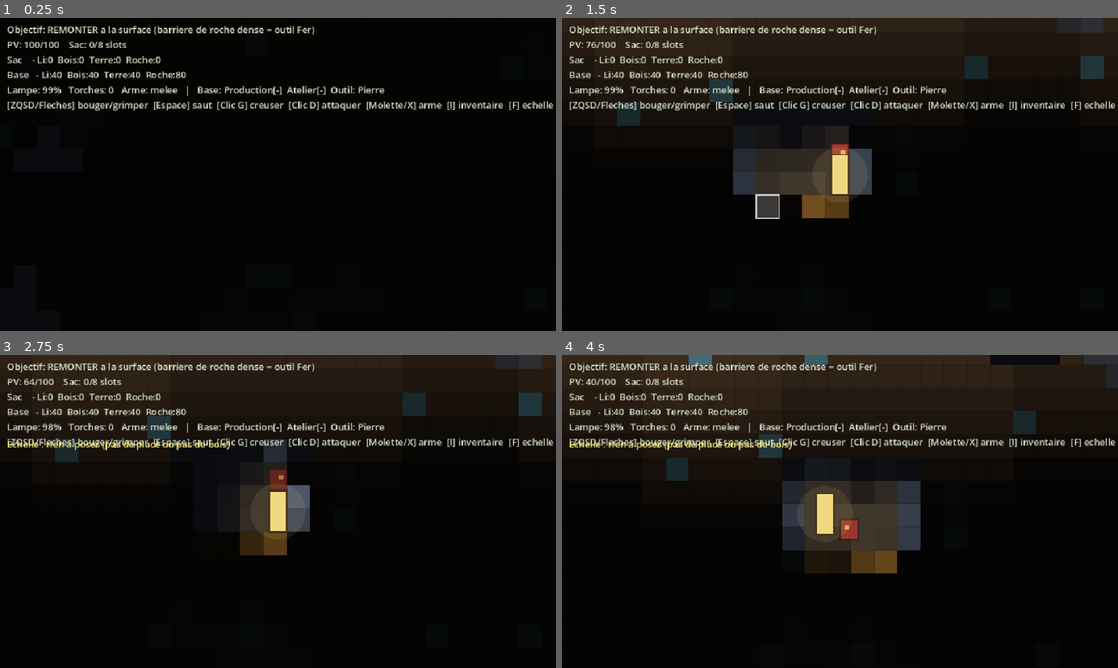
Above: before the commit, frames 1-4 (two rows, left to right).
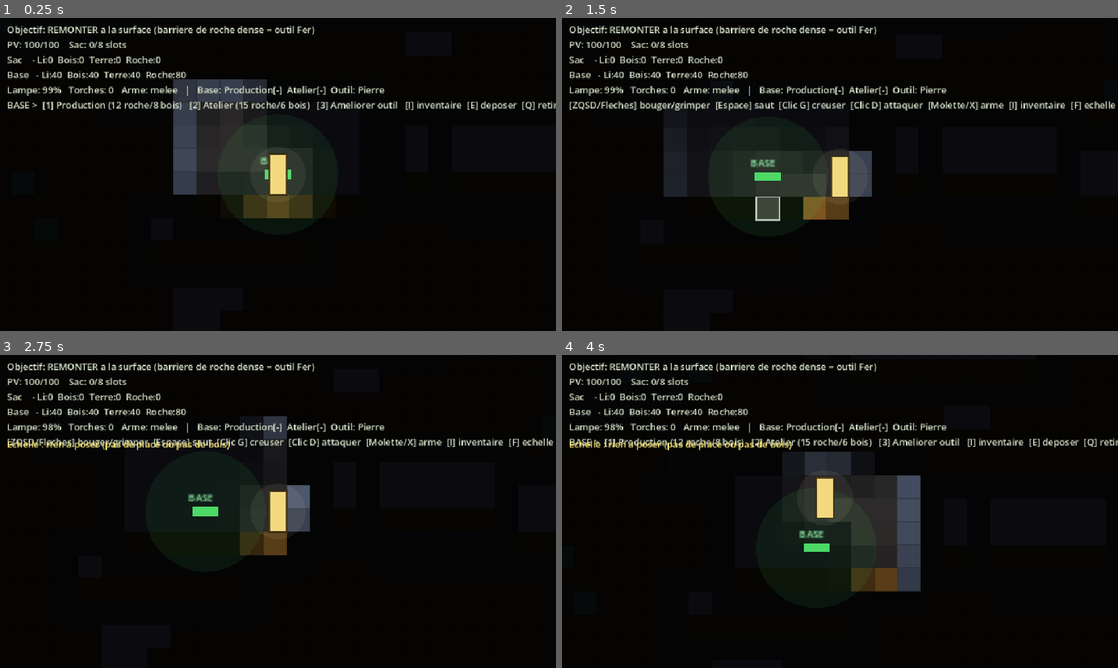
Above: after the commit, the same moments.

Repository: MrAuGIR/lesEnfouis
Game: Godot game, scene res://main.tscn
Same seed, same stepped clock (60 frames per second), same inputs: the game is played once before the commit and once after it.
Inputs (mouse positions are in pixels of both pictures, inside the frame that each line leads up to):
- Up to frame 1 (0.25 s): no input
- Up to frame 2 (1.5 s): tap Enter at 0.5 s; move the mouse to (962, 158) at 0.52 s; hold D 0.53-1.25 s; tap R at 0.6 s; click (962, 158) at 0.67 s; tap Space at 0.77 s; drag from (728, 190) to (812, 237) at 1.27 s
- Up to frame 3 (2.75 s): move the mouse to (333, 442) at 2.02 s; hold D from 2.03 s (still down); tap F at 2.1 s
- Up to frame 4 (4 s): release D at 2.75 s; drag from (812, 574) to (673, 464) at 2.77 s; move the mouse to (1006, 558) at 3.52 s; hold A from 3.53 s (still down); tap Q at 3.6 s; tap Space at 3.77 s

The runs differ from the first frame. In frame 1, 11% of the frame differs, in the area x 1-100%, y 19-64%; in frame 2, 21%; in frame 3, 19%; in frame 4, 28%, in the area x 0-100%, y 0-76%.

Commit message:
[proto] J6 : fix spawn (ejection vers le haut), faisceau + long/large, lumiere
- Spawn pose sur le plancher de la base (salle plus haute, tete degagee) :
  corrige l'ejection de collision qui tunnelisait le heros vers la surface
- Faisceau de lampe plus long (9.5->14) et un peu plus large (cone elargi)
- Lueur d'air blanche/discrete (glow^2) : la lumiere revele le decor au lieu
  de le recouvrir ; halo de corps adouci
- Camera : cadrage immediat sur le heros au demarrage

Co-Authored-By: Claude Opus 4.8 <noreply@anthropic.com>

Diff:
--- a/prototype/scripts/Game.gd
+++ b/prototype/scripts/Game.gd
@@ -32,10 +32,10 @@
 const LAMP_AMBIENT_CORE := 1.2   # tuiles : plein autour du corps
 const LAMP_AMBIENT_RADIUS := 3.2 # tuiles : portée du halo de corps
 const LAMP_AMBIENT_MAX := 0.75   # le halo de corps est un peu moins fort que le faisceau
-const LAMP_BEAM_CORE := 2.5      # tuiles : plein au départ du faisceau
-const LAMP_BEAM_RANGE := 9.5     # tuiles : portée du faisceau
-const LAMP_COS_INNER := 0.94     # cos(~20°) : cœur du faisceau
-const LAMP_COS_OUTER := 0.55     # cos(~57°) : bord du faisceau
+const LAMP_BEAM_CORE := 3.0      # tuiles : plein au départ du faisceau
+const LAMP_BEAM_RANGE := 14.0    # tuiles : portée du faisceau (cône plus long)
+const LAMP_COS_INNER := 0.90     # cos(~26°) : cœur du faisceau (un peu plus large)
+const LAMP_COS_OUTER := 0.45     # cos(~63°) : bord du faisceau (cône plus large)
 const SKY_FADE := 14.0      # profondeur sur laquelle la lumière du jour décline
 const SKY_STRENGTH := 1.0   # intensité de la lumière du jour en surface
 const AMBIENT_MIN := 0.05   # luminosité minimale (le noir n'est jamais total)
@@ -256,7 +256,7 @@
 	# Base profonde : salle sûre garantie au point de départ + un bunker de bois accolé
 	# (amorce le craft : on doit pouvoir poser l'atelier AVANT de franchir la barrière).
 	var cx := int(GRID_W * 0.5)
-	_carve_structure(cx - 4, BASE_DEPTH - 3, 9, 6)
+	_carve_structure(cx - 4, BASE_DEPTH - 4, 9, 7)   # salle haute (garde au plafond pour le spawn)
 	_carve_structure(cx + 7, BASE_DEPTH - 3, 7, 5)
 
 func _carve_structure(x0: int, y0: int, w: int, h: int) -> void:
@@ -270,9 +270,10 @@
 		grid[floor_y * GRID_W + x] = WOOD
 
 func _spawn_player() -> void:
-	# On démarre EN PROFONDEUR, dans la salle de la base (la gravité pose le héros au sol).
+	# On démarre EN PROFONDEUR, posé sur le plancher de la base (pieds sur le bois en BASE_DEPTH+1,
+	# tête dégagée du plafond pour éviter toute éjection au spawn).
 	var cx := int(GRID_W * 0.5)
-	pos = Vector2(cx * TILE + TILE * 0.5, (BASE_DEPTH - 2) * TILE)
+	pos = Vector2(cx * TILE + TILE * 0.5, (BASE_DEPTH + 1) * TILE - half.y)
 
 func _make_camera() -> void:
 	camera = Camera2D.new()
@@ -281,6 +282,8 @@
 	camera.position_smoothing_speed = 8.0
 	add_child(camera)
 	camera.make_current()
+	camera.global_position = pos        # cadrage immédiat sur le héros (pas de panoramique au démarrage)
+	camera.reset_smoothing()
 
 func _make_hud() -> void:
 	var layer := CanvasLayer.new()
@@ -1266,7 +1269,6 @@
 	var c_lith := Color(0.45, 0.74, 0.80)
 	var c_wall := Color(0.30, 0.34, 0.42)
 	var c_hard := Color(0.18, 0.20, 0.26)
-	var c_lamp := Color(1.0, 0.85, 0.55)
 	var ptx := int(pos.x / TILE)
 	var pty := int(pos.y / TILE)
 	var rx := 34
@@ -1281,14 +1283,16 @@
 			var rect := Rect2(tx * TILE, ty * TILE, TILE, TILE)
 			var t := _tile(tx, ty)
 			if t == EMPTY:
-				# Halo de la lampe / des torches / du jour, visibles dans le vide
+				# Lueur dans l'air : haze douce qui rend le faisceau visible SANS recouvrir le
+				# décor (courbe glow² → concentrée sur le cœur du faisceau, presque blanche).
 				var glow := maxf(_lamp_light(tx, ty), _torch_light(tx, ty))
 				if glow > 0.02:
-					draw_rect(rect, Color(c_lamp.r, c_lamp.g, c_lamp.b, glow * 0.22))
+					var g := glow * glow
+					draw_rect(rect, Color(1.0, 0.94, 0.80, g * 0.14))
 				elif ty < surface[clampi(tx, 0, GRID_W - 1)] + 2:
 					var sky := _sky_light(tx, ty)
 					if sky > 0.02:
-						draw_rect(rect, Color(0.5, 0.6, 0.7, sky * 0.10))
+						draw_rect(rect, Color(0.55, 0.65, 0.78, sky * 0.10))
 				continue
 			if t == ARTEFACT:
 				var ba := _brightness(tx, ty)
@@ -1372,7 +1376,7 @@
 		draw_circle(cache_pos, CACHE_RANGE, Color(0.95, 0.75, 0.25, 0.16))
 		draw_rect(Rect2(cache_pos + Vector2(-4, -4), Vector2(8, 8)), Color(0.95, 0.8, 0.3))
 	# Halo central + héros (le héros porte la lumière ; le halo faiblit avec le carburant)
-	draw_circle(pos, LAMP_AMBIENT_CORE * TILE, Color(c_lamp.r, c_lamp.g, c_lamp.b, 0.10 * lamp_factor))
+	draw_circle(pos, LAMP_AMBIENT_CORE * TILE, Color(1.0, 0.93, 0.78, 0.07 * lamp_factor))
 	draw_rect(Rect2(pos - half, half * 2.0), Color(0.95, 0.85, 0.5))
 	draw_rect(Rect2(pos - half, half * 2.0), Color(0.2, 0.15, 0.05, 0.8), false, 1.0)
 	# Arc de coup (feedback du clic droit, mêlée)
